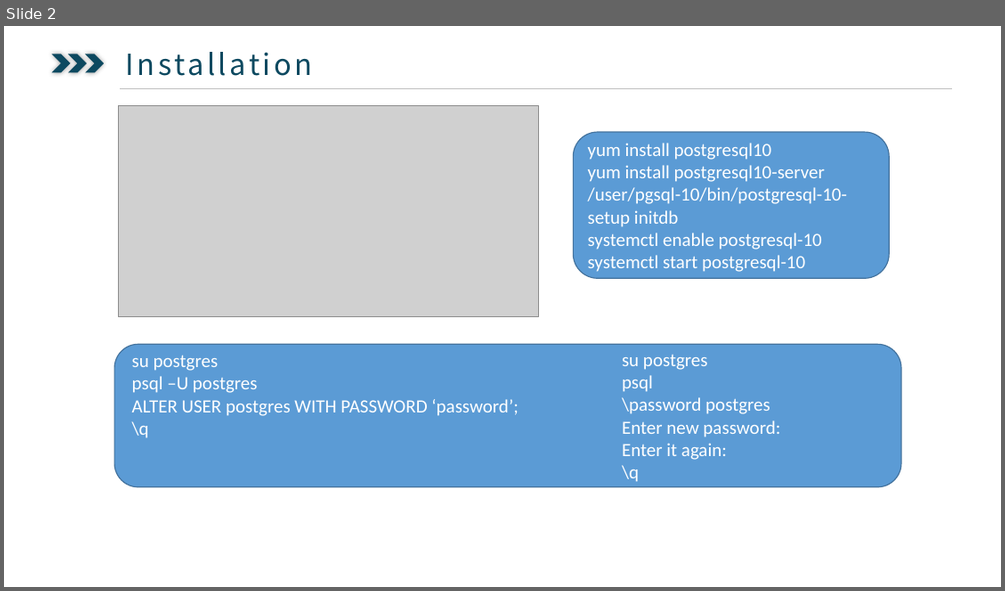
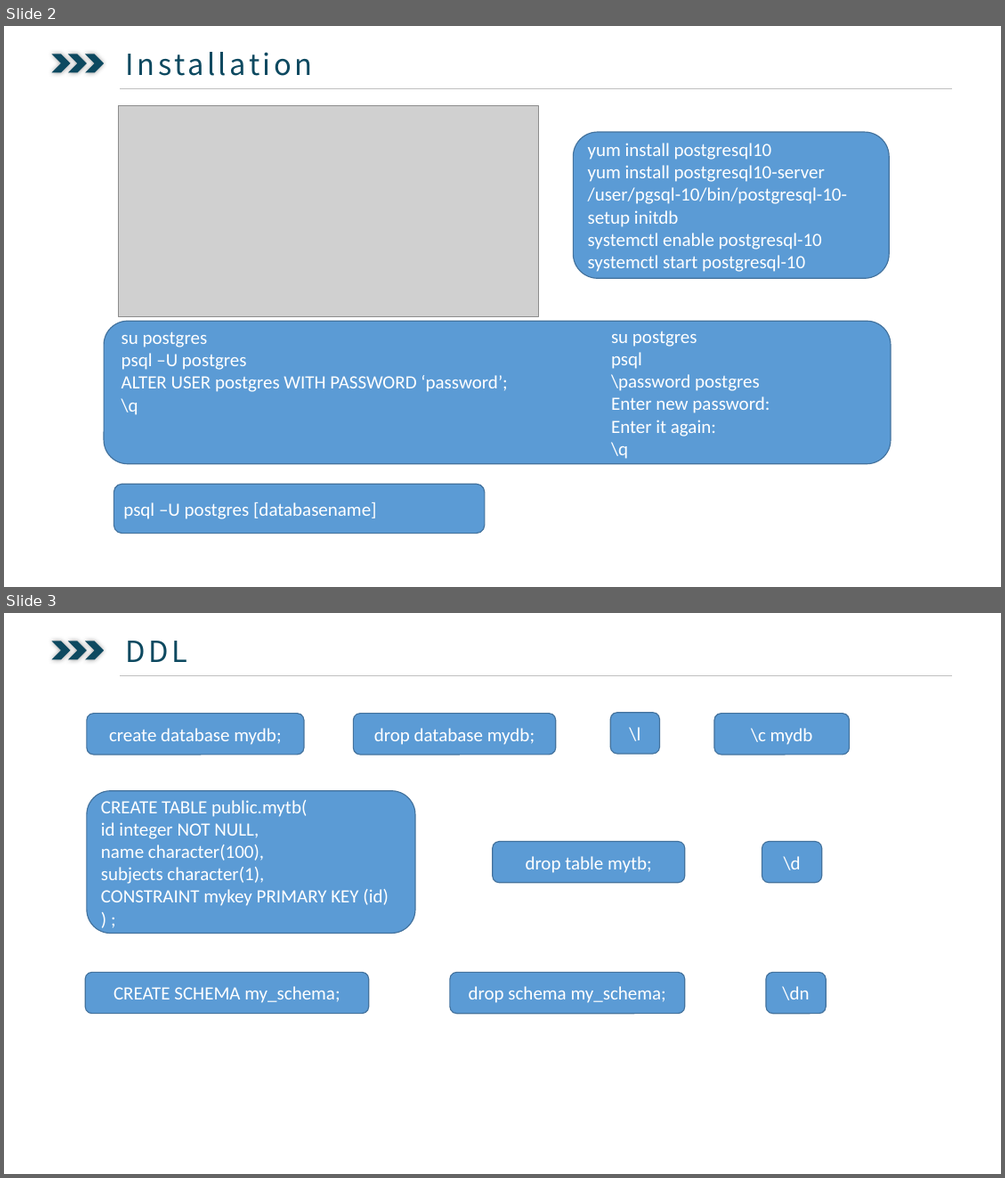
Before and after one commit to ysglyl/ppts, a slide deck: postgresql.pptx. Shown one above the other, each under a label of ours: slide 2 before the commit, slides 2 and 3 after it. The pictures are 1005x591 and 1005x1178 pixels, drawn with LibreOffice and Linux fonts; fonts in the diff are those of the drawing; grey boxes stand for pictures. Boxes give left, top, right and bottom in pixels: in the first picture for what was removed or moved away, otherwise in the second. Text is boxed around its words. In the diff, an @@ line names an element or a change of style, - is before the commit and + after.

```diff
--- a/postgresql.pptx
+++ b/postgresql.pptx
@@ slide 3 added at (4,613,1001,1174), background #FFFFFF @@
@@ chevron added at (52,641,71,659), fill #0D4960 @@
@@ chevron added at (68,641,87,659), fill #0D4960 @@
@@ chevron added at (86,641,105,659), fill #0D4960 @@
@@ text added at (126,641,188,662), 28 pt, text #0D4960 @@
+  DDL
@@ line added from (120, 675) to (952, 675), #BFBFBF 0.5 pt @@
@@ rounded rectangle added at (87,714,305,755), fill #5B9BD5, outline #43739E 1 pt, 18 pt, text #FFFFFF @@
+create database mydb;
@@ rounded rectangle added at (353,714,556,755), fill #5B9BD5, outline #43739E 1 pt, 18 pt, text #FFFFFF @@
+drop database mydb;
@@ rounded rectangle added at (610,713,660,754), fill #5B9BD5, outline #43739E 1 pt, 18 pt, text #FFFFFF @@
+\l
@@ rounded rectangle added at (714,714,849,755), fill #5B9BD5, outline #43739E 1 pt, 18 pt, text #FFFFFF @@
+\c mydb
@@ rounded rectangle added at (87,791,415,933), fill #5B9BD5, outline #43739E 1 pt, 18 pt, text #FFFFFF @@
+CREATE TABLE public.mytb(
+id integer NOT NULL,
+name character(100),
+subjects character(1),
+CONSTRAINT mykey PRIMARY KEY (id)
+) ;
@@ rounded rectangle added at (493,841,685,882), fill #5B9BD5, outline #43739E 1 pt, 18 pt, text #FFFFFF @@
+drop table mytb;
@@ rounded rectangle added at (762,841,822,882), fill #5B9BD5, outline #43739E 1 pt, 18 pt, text #FFFFFF @@
+\d
@@ rounded rectangle added at (86,972,369,1013), fill #5B9BD5, outline #43739E 1 pt, 18 pt, text #FFFFFF @@
+CREATE SCHEMA my_schema;
@@ rounded rectangle added at (450,972,685,1013), fill #5B9BD5, outline #43739E 1 pt, 18 pt, text #FFFFFF @@
+drop schema my_schema;
@@ rounded rectangle added at (766,972,825,1013), fill #5B9BD5, outline #43739E 1 pt, 18 pt, text #FFFFFF @@
+\dn
@@ slide 2 changed as well @@
@@ 2 texts, 1 rounded rectangle: place and size @@
-2 texts, 1 rounded rectangle at (114,344,901,487)
+2 texts, 1 rounded rectangle at (104,321,890,464)
@@ rounded rectangle added at (114,483,485,533), fill #5B9BD5, outline #43739E 1 pt, 18 pt, text #FFFFFF @@
+psql –U postgres [databasename]
```
Also in this commit, not shown: 3 other slides added, 2 slides removed, 3 other files.
